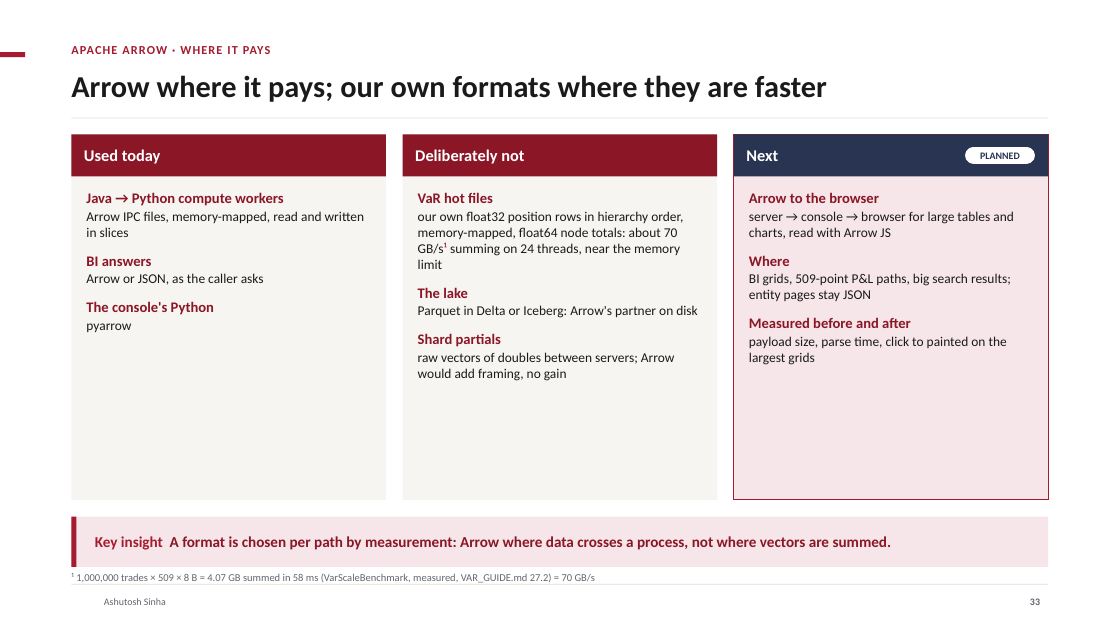
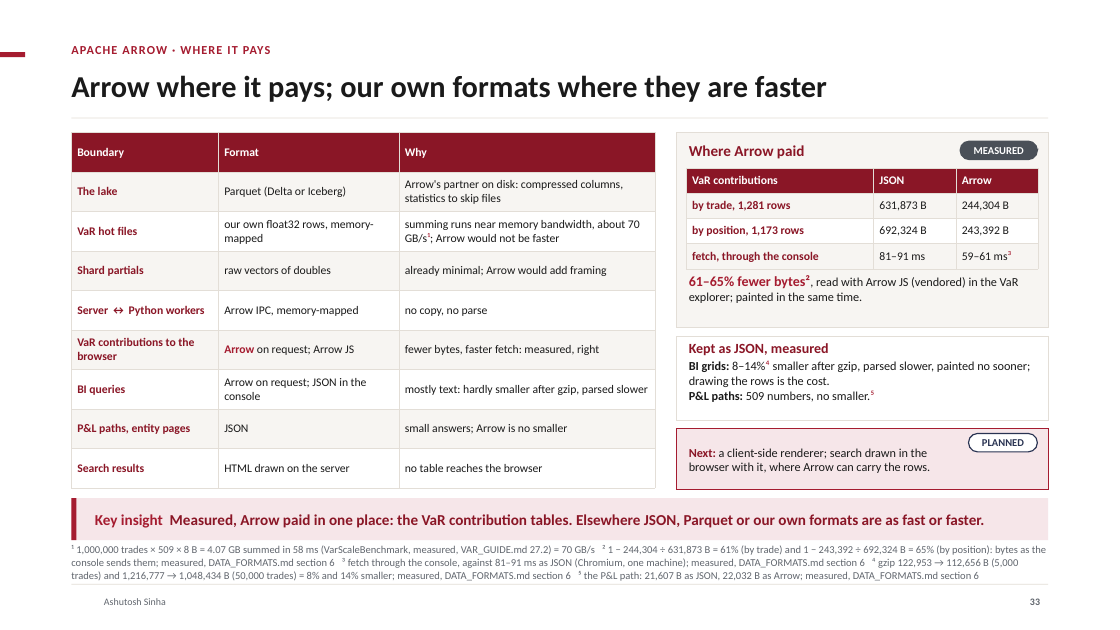
Before and after one commit to ajsinha/drishti, a slide deck: slide 33 of docs/publications/Drishti-Design-and-Evidence.pptx. Drawn at 1120x630 pixels with LibreOffice and Linux fonts; fonts in the diff are those of the drawing; background and template pictures are left out. Boxes give left, top, right and bottom in pixels: in the first picture for what was removed or moved away, otherwise in the second. Text is boxed around its words. In the diff, an @@ line names an element or a change of style, - is before the commit and + after.

```diff
--- a/docs/publications/Drishti-Design-and-Evidence.pptx
+++ b/docs/publications/Drishti-Design-and-Evidence.pptx
@@ rectangle removed at <box>71,134,386,500</box> @@
@@ table added at <box>71,133,655,488</box>, 9 rows, 3 columns @@
+Boundary | Format | Why
+The lake | Parquet (Delta or Iceberg) | Arrow's partner on disk: compressed columns, statistics to skip files
+VaR hot files | our own float32 rows, memory-mapped | summing runs near memory bandwidth, about 70 GB/s¹; Arrow would not be faster
+Shard partials | raw vectors of doubles | already minimal; Arrow would add framing
+Server ↔ Python workers | Arrow IPC, memory-mapped | no copy, no parse
+VaR contributions to the browser | Arrow on request; Arrow JS | fewer bytes, faster fetch: measured, right
+BI queries | Arrow on request; JSON in the console | mostly text: hardly smaller after gzip, parsed slower
+P&L paths, entity pages | JSON | small answers; Arrow is no smaller
+Search results | HTML drawn on the server | no table reaches the browser
@@ text removed at <box>84,149,161,164</box> @@
-Used today
@@ rectangle removed at <box>402,134,717,500</box> @@
@@ rectangle removed at <box>402,134,717,176</box> @@
@@ text removed at <box>415,149,524,164</box> @@
-Deliberately not
@@ rectangle: place and size @@
-rectangle at <box>71,134,386,176</box>
+rectangle at <box>676,133,1049,328</box>
@@ rectangle at <box>676,133,1049,328</box>: fill #8A1626 to #F7F5F2; outline none to #E3DED7 0.75 pt @@
@@ text added at <box>689,145,804,159</box>, 13 pt, text #8A1626, bold @@
+Where Arrow paid
@@ rectangle removed at <box>734,134,1049,176</box> @@
@@ rounded rectangle added at <box>960,141,1038,160</box>, fill #4A5058, outline #4A5058 1 pt, 9 pt, text #FFFFFF, bold @@
+MEASURED
@@ table added at <box>686,168,1038,269</box>, 4 rows, 3 columns @@
+VaR contributions | JSON | Arrow
+by trade, 1,281 rows | 631,873 B | 244,304 B
+by position, 1,173 rows | 692,324 B | 243,392 B
+fetch, through the console | 81–91 ms | 59–61 ms³
@@ text removed at <box>86,192,364,332</box> @@
-Java → Python compute workers
-Arrow IPC files, memory-mapped, read and written in slices
-BI answers
-Arrow or JSON, as the caller asks
-The console's Python
-pyarrow
@@ text removed at <box>418,192,697,381</box> @@
-VaR hot files
-our own float32 position rows in hierarchy order, memory-mapped, float64 node totals: about 70 GB/s¹ summing on 24 threads, near the memory limit
-The lake
-Parquet in Delta or Iceberg: Arrow's partner on disk
-Shard partials
-raw vectors of doubles between servers; Arrow would add framing, no gain
@@ text removed at <box>749,192,1014,365</box> @@
-Arrow to the browser
-server → console → browser for large tables and charts, read with Arrow JS
-Where
-BI grids, 509-point P&L paths, big search results; entity pages stay JSON
-Measured before and after
-payload size, parse time, click to painted on the largest grids
@@ text added at <box>689,275,1019,303</box>, 10.5 pt, text #1A1A1A @@
+61–65% fewer bytes², read with Arrow JS (vendored) in the VaR explorer; painted in the same time.
@@ rectangle added at <box>676,336,1049,420</box>, fill #FFFFFF, outline #E3DED7 0.75 pt @@
@@ text added at <box>689,343,1031,402</box>, 10.5 pt, text #1A1A1A @@
+Kept as JSON, measured
+BI grids: 8–14%⁴ smaller after gzip, parsed slower, painted no sooner; drawing the rows is the cost.
+P&L paths: 509 numbers, no smaller.⁵
@@ rectangle: place and size @@
-rectangle at <box>734,134,1049,500</box>
+rectangle at <box>676,429,1049,490</box>
@@ text at <box>689,448,930,473</box>: text changed; size 14 to 10.5 pt; text colour #FFFFFF to #1A1A1A; bold off @@
-Next
+Next: a client-side renderer; search drawn in the browser with it, where Arrow can carry the rows.
@@ rounded rectangle "PLANNED": place and size @@
-rounded rectangle "PLANNED" at <box>965,146,1036,165</box>
+rounded rectangle "PLANNED" at <box>969,434,1038,452</box>
@@ rounded rectangle "PLANNED" at <box>969,434,1038,452</box>: size 8.5 to 9 pt @@
@@ rectangle: place and size @@
-rectangle at <box>71,517,1049,567</box>
+rectangle at <box>71,498,1049,540</box>
@@ rectangle: place and size @@
-rectangle at <box>71,517,76,567</box>
+rectangle at <box>71,498,76,540</box>
@@ text removed at <box>95,536,892,550</box> @@
-Key insight A format is chosen per path by measurement: Arrow where data crosses a process, not where vectors are summed.
@@ text added at <box>95,514,985,528</box>, 13 pt, text #8A1626, bold @@
+Key insight Measured, Arrow paid in one place: the VaR contribution tables. Elsewhere JSON, Parquet or our own formats are as fast or faster.
@@ text at <box>71,545,1046,581</box>: text changed @@
-¹ 1,000,000 trades × 509 × 8 B = 4.07 GB summed in 58 ms (VarScaleBenchmark, measured, VAR_GUIDE.md 27.2) = 70 GB/s
+¹ 1,000,000 trades × 509 × 8 B = 4.07 GB summed in 58 ms (VarScaleBenchmark, measured, VAR_GUIDE.md 27.2) = 70 GB/s ² 1 − 244,304 ÷ 631,873 B = 61% (by trade) and 1 − 243,392 ÷ 692,324 B = 65% (by position): bytes as the console sends them; measured, DATA_FORMATS.md section 6 ³ fetch through the console, against 81–91 ms as JSON (Chromium, one machine); measured, DATA_FORMATS.md section 6 ⁴ gzip 122,953 → 112,656 B (5,000 trades) and 1,216,777 → 1,048,434 B (50,000 trades) = 8% and 14% smaller; measured, DATA_FORMATS.md section 6 ⁵ the P&L path: 21,607 B as JSON, 22,032 B as Arrow; measured, DATA_FORMATS.md section 6
```
Also in this commit, not shown: 2 other slides changed, 11 other files.
